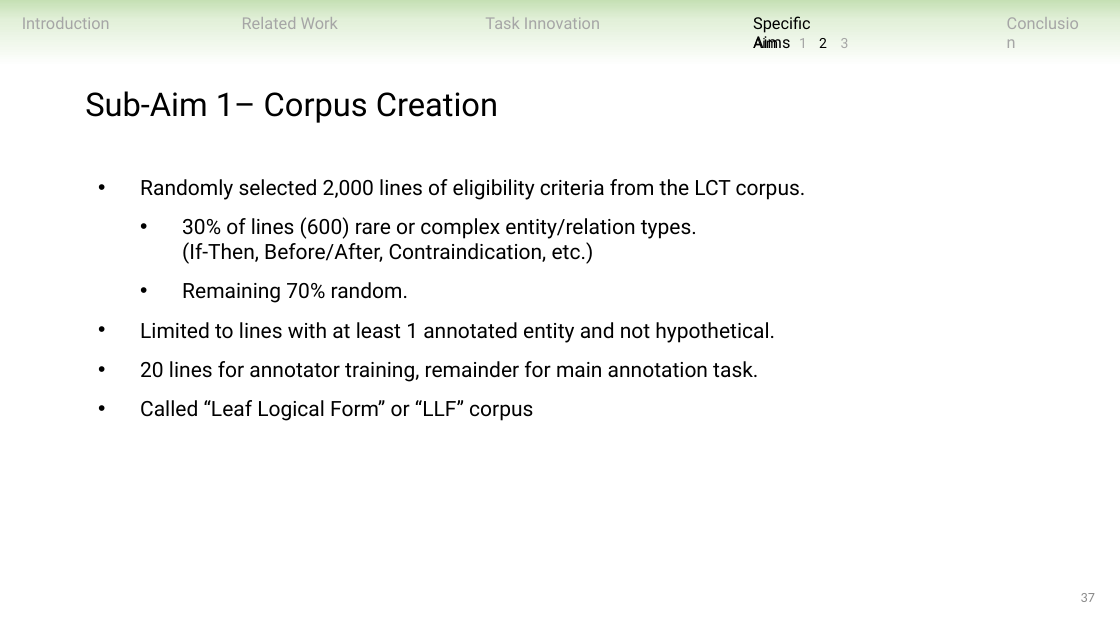
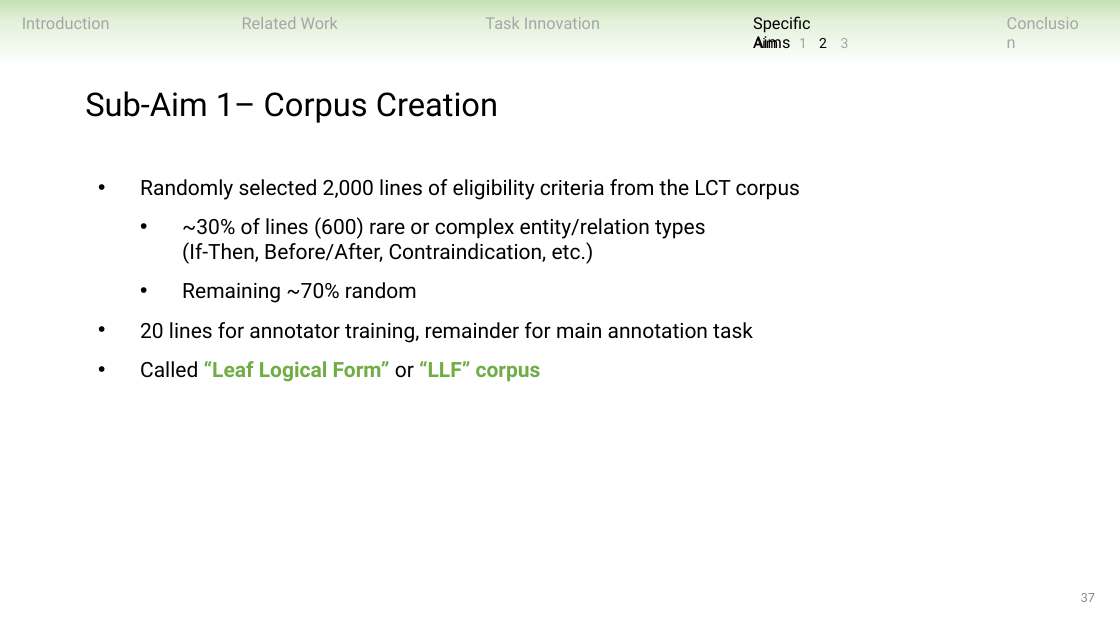
Before and after one commit to ndobb/dissertation, a slide deck: slide 37 of 4_general_exam/presentation/nic_dobbins_general_exam.pptx. Drawn at 1120x630 pixels with LibreOffice and Linux fonts; fonts in the diff are those of the drawing. Boxes give left, top, right and bottom in pixels: in the first picture for what was removed or moved away, otherwise in the second. Text is boxed around its words. In the diff, an @@ line names an element or a change of style, - is before the commit and + after.

```diff
--- a/4_general_exam/presentation/nic_dobbins_general_exam.pptx
+++ b/4_general_exam/presentation/nic_dobbins_general_exam.pptx
@@ text at <box>140,179,800,343</box>: text changed @@
-• Randomly selected 2,000 lines of eligibility criteria from the LCT corpus.
-  • 30% of lines (600) rare or complex entity/relation types.
-    (If-Then, Before/After, Contraindication, etc.)
-  • Remaining 70% random.
-• Limited to lines with at least 1 annotated entity and not hypothetical.
-• 20 lines for annotator training, remainder for main annotation task.
+• Randomly selected 2,000 lines of eligibility criteria from the LCT corpus
+  • ~30% of lines (600) rare or complex entity/relation types
+    (If-Then, Before/After, Contraindication, etc.)
+  • Remaining ~70% random
+• 20 lines for annotator training, remainder for main annotation task
@@ text at <box>140,361,541,382</box>: text colour #000000 to #70AD47, bold on in "“Leaf Logical Form” “LLF” corpus" @@
```
Also in this commit, not shown: 49 other slides changed, 2 slides added, 4 slides removed.
